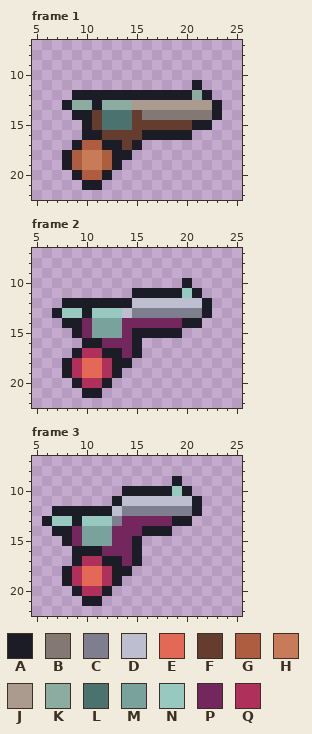
File history of a pixel-art file, Assets/playerSprites/Gun/Weapon1_Sprite.aseprite. The picture above is the old version.
32x32 pixels, 3 frames. Shown: frame 1: x 5..25, y 7..22; frame 2: x 5..25, y 7..22; frame 3: x 5..25, y 7..22.
Palette (. is transparent): A #1c1c27  B #847875  C #7e7e8f  D #bebed1  E #e36956  F #643d2e  G #ae5d40  H #c77b58  J #ab9b8e  K #8caba1  L #4b726e  M #78a29b  N #97c9c0  P #73275c  Q #b0305c
Now the later version:
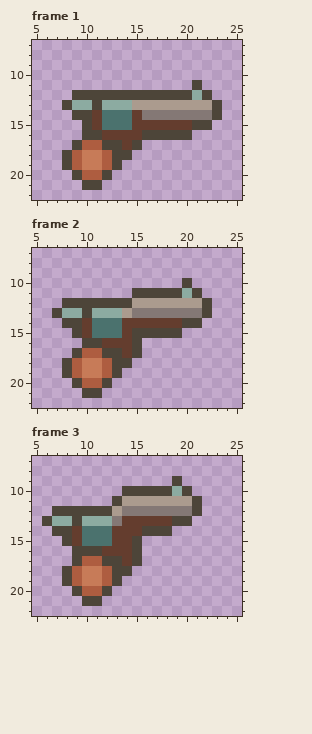
The commit says: feat (arte) sprites da arma atualizados
The edit:
@@ palette @@
-A #1c1c27
+A #4d4539
--- frame 2
@@ x 5..25 @@
 10 ...............A.....
-11 ..........AAAAANA....
-12 ...AAAAAAADDDDDDDA...
-13 ..ANNANNNDCCCCCCCA...
-14 ...AAPMMMPPPPPPAA....
-15 ....APMMMPAAAAA......
-16 .....AAPPPA..........
-17 ....AQQAAPA..........
-18 ...AQEEQAA...........
-19 ...AQEEQA............
-20 ....AQQA.............
+11 ..........AAAAAKA....
+12 ...AAAAAAAJJJJJJJA...
+13 ..AKKAKKKJBBBBBBBA...
+14 ...AAFLLLFFFFFFAA....
+15 ....AFLLLFAAAAA......
+16 .....AAFFFA..........
+17 ....AGGAAFA..........
+18 ...AGHHGAA...........
+19 ...AGHHGA............
+20 ....AGGA.............
 21 .....AA..............
--- frame 3
@@ x 5..25 @@
  9 ..............A......
-10 .........AAAAANA.....
-11 ........ADDDDDDDA....
-12 ..AAAAAADCCCCCCCA....
-13 .ANNANNNCPPPPPAA.....
-14 ..AAPMMMPPPAAA.......
-15 ...APMMMPPA..........
-16 ....AAAPPPA..........
-17 ....AQQAAPA..........
-18 ...AQEEQAA...........
-19 ...AQEEQA............
-20 ....AQQA.............
+10 .........AAAAAKA.....
+11 ........AJJJJJJJA....
+12 ..AAAAAAJBBBBBBBA....
+13 .AKKAKKKBFFFFFAA.....
+14 ..AAFLLLFFFAAA.......
+15 ...AFLLLFFA..........
+16 ....AAAFFFA..........
+17 ....AGGAAFA..........
+18 ...AGHHGAA...........
+19 ...AGHHGA............
+20 ....AGGA.............
 21 .....AA..............
Where, in picture pixels (left, top, right, bottom), the same in both pictures:
changed: (62, 80, 222, 190)
changed: (52, 278, 212, 398)
changed: (42, 476, 202, 606)
